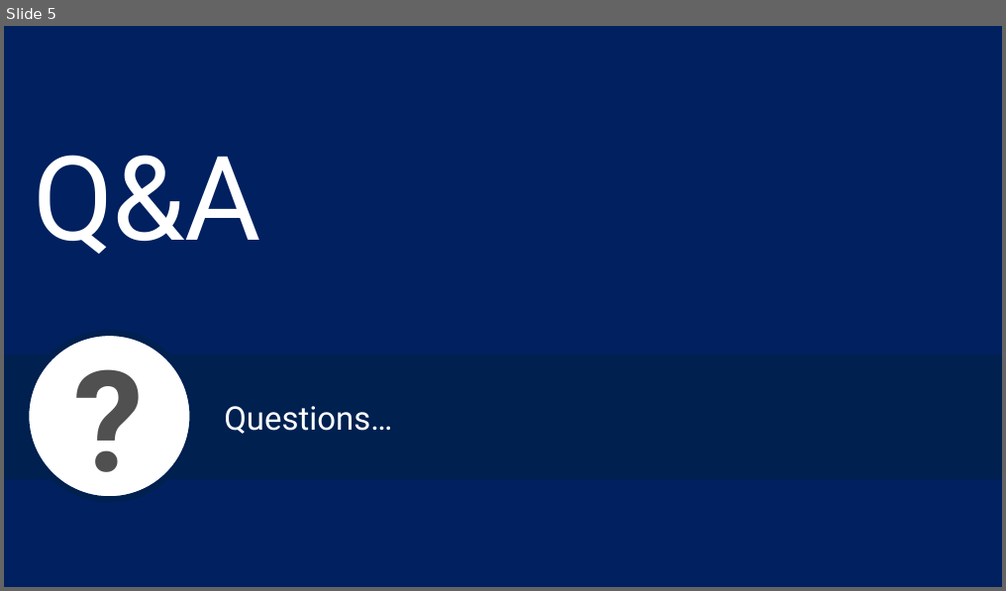
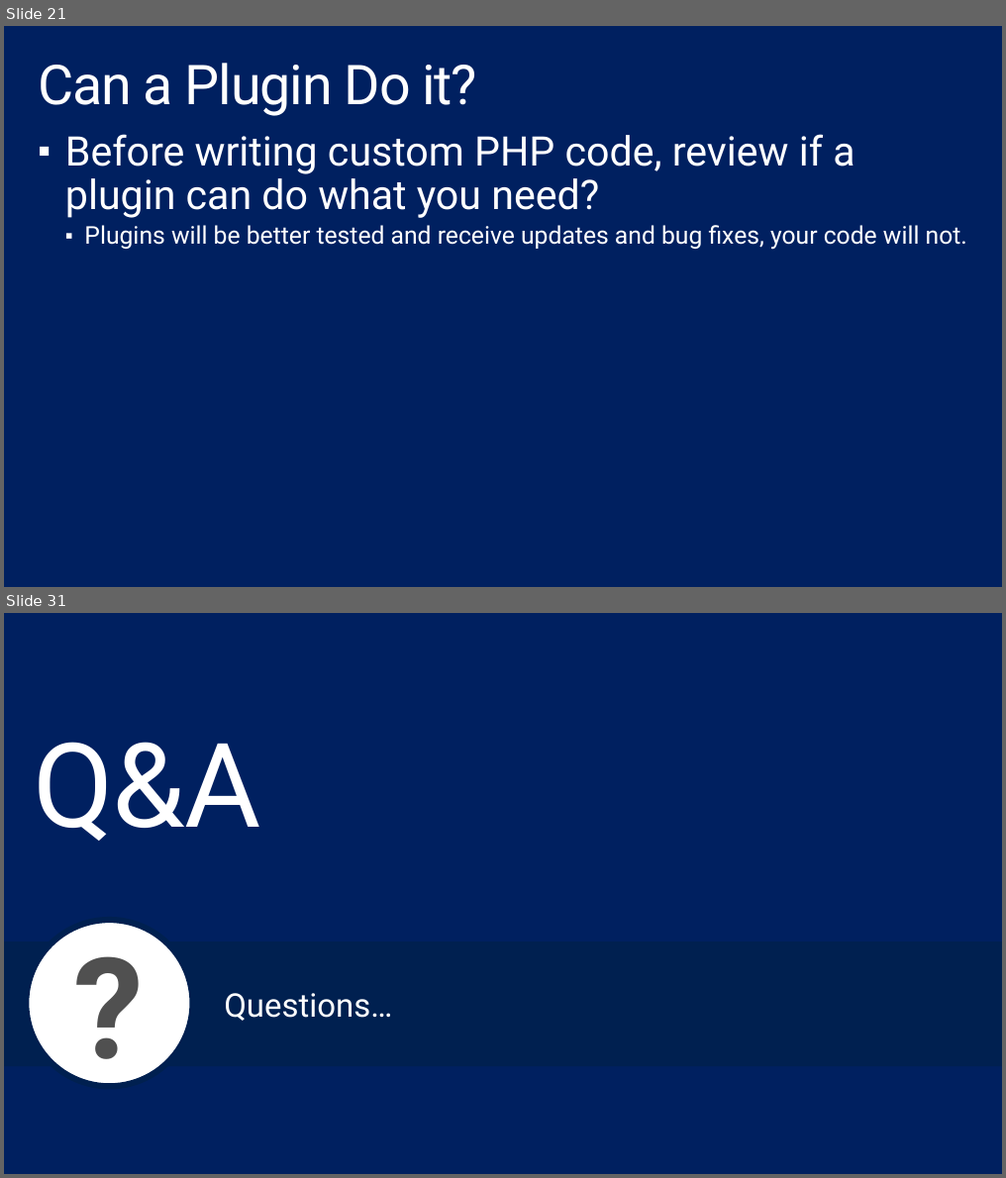
Before and after one commit to shawnweisfeld/20160906_GiveCampDevBootcamp, a slide deck: DevBootcamp.pptx. Shown one above the other, each under a label of ours: slide 5 before the commit, slides 21 and 31 after it; the slides between them are not shown. The pictures are 1006x591 and 1006x1178 pixels, drawn with LibreOffice and Linux fonts; fonts in the diff are those of the drawing; background and template pictures are left out. Boxes give left, top, right and bottom in pixels: in the first picture for what was removed or moved away, otherwise in the second. Text is boxed around its words. In the diff, an @@ line names an element or a change of style, - is before the commit and + after.

```diff
--- a/DevBootcamp.pptx
+++ b/DevBootcamp.pptx
@@ slide 21 added at (x1=4, y1=26, x2=1002, y2=587), background #002060 @@
@@ title added at (x1=38, y1=63, x2=477, y2=116), 54 pt, text #FFFFFF @@
+Can a Plugin Do it?
@@ text added at (x1=65, y1=134, x2=967, y2=250), 24 pt, text #FFFFFF @@
+▪ Before writing custom PHP code, review if a plugin can do what you need?
+  ▪ Plugins will be better tested and receive updates and bug fixes, your code will not.
@@ what was slide 5 is now slide 31 @@
```
Also in this commit, not shown: 3 slides changed, 25 other slides added.
